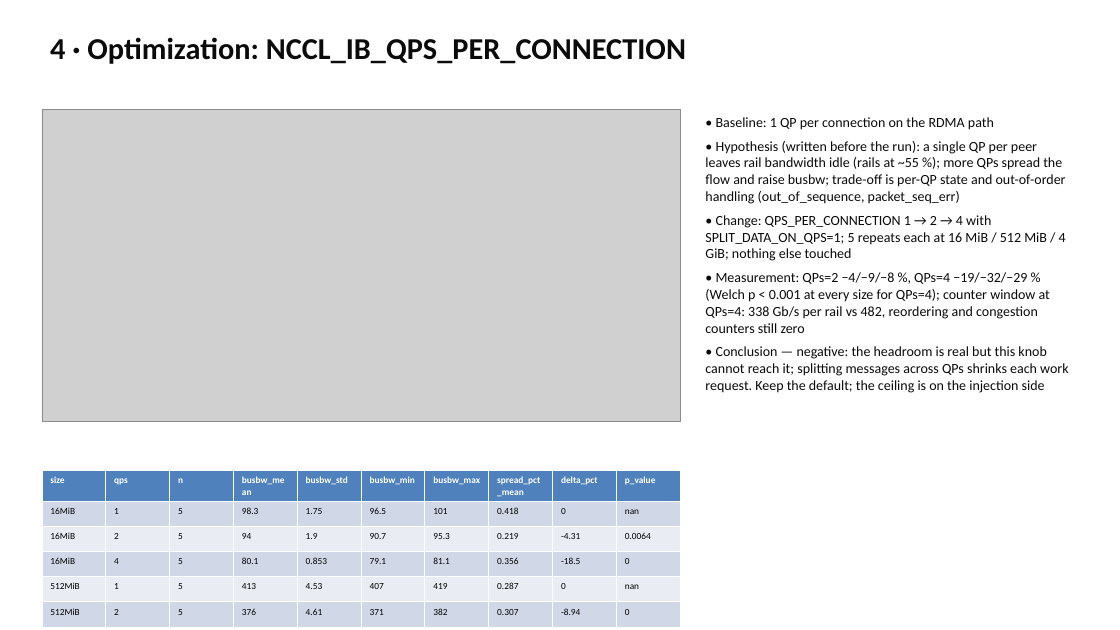
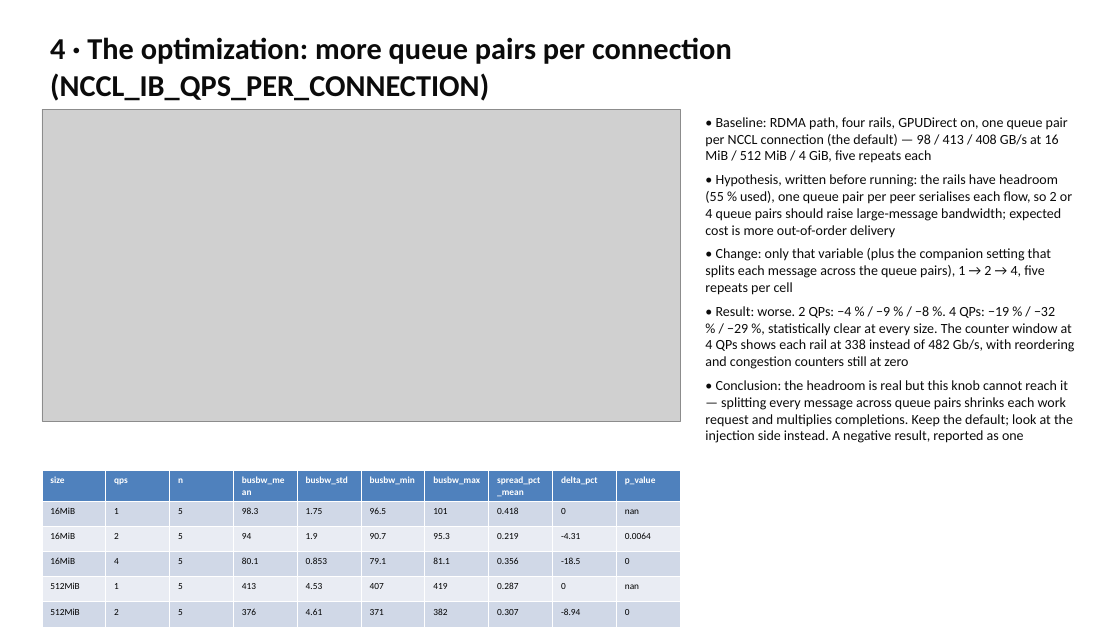
Before and after one commit to drkennetz/nccl_to_training_walkthrough, a slide deck: slide 8 of slides/compass.pptx (slide 9 before the commit). Drawn at 1120x630 pixels with LibreOffice and Linux fonts; fonts in the diff are those of the drawing; grey boxes stand for pictures. Boxes give left, top, right and bottom in pixels: in the first picture for what was removed or moved away, otherwise in the second. Text is boxed around its words. In the diff, an @@ line names an element or a change of style, - is before the commit and + after.

```diff
--- a/slides/compass.pptx
+++ b/slides/compass.pptx
@@ text at box(50, 37, 732, 101): text changed @@
-4 · Optimization: NCCL_IB_QPS_PER_CONNECTION
+4 · The optimization: more queue pairs per connection (NCCL_IB_QPS_PER_CONNECTION)
@@ text at box(705, 117, 1075, 443): text changed @@
-• Baseline: 1 QP per connection on the RDMA path
-• Hypothesis (written before the run): a single QP per peer leaves rail bandwidth idle (rails at ~55 %); more QPs spread the flow and raise busbw; trade-off is per-QP state and out-of-order handling (out_of_sequence, packet_seq_err)
-• Change: QPS_PER_CONNECTION 1 → 2 → 4 with SPLIT_DATA_ON_QPS=1; 5 repeats each at 16 MiB / 512 MiB / 4 GiB; nothing else touched
-• Measurement: QPs=2 −4/−9/−8 %, QPs=4 −19/−32/−29 % (Welch p < 0.001 at every size for QPs=4); counter window at QPs=4: 338 Gb/s per rail vs 482, reordering and congestion counters still zero
-• Conclusion — negative: the headroom is real but this knob cannot reach it; splitting messages across QPs shrinks each work request. Keep the default; the ceiling is on the injection side
+• Baseline: RDMA path, four rails, GPUDirect on, one queue pair per NCCL connection (the default) — 98 / 413 / 408 GB/s at 16 MiB / 512 MiB / 4 GiB, five repeats each
+• Hypothesis, written before running: the rails have headroom (55 % used), one queue pair per peer serialises each flow, so 2 or 4 queue pairs should raise large-message bandwidth; expected cost is more out-of-order delivery
+• Change: only that variable (plus the companion setting that splits each message across the queue pairs), 1 → 2 → 4, five repeats per cell
+• Result: worse. 2 QPs: −4 % / −9 % / −8 %. 4 QPs: −19 % / −32 % / −29 %, statistically clear at every size. The counter window at 4 QPs shows each rail at 338 instead of 482 Gb/s, with reordering and congestion counters still at zero
+• Conclusion: the headroom is real but this knob cannot reach it — splitting every message across queue pairs shrinks each work request and multiplies completions. Keep the default; look at the injection side instead. A negative result, reported as one
```
Also in this commit, not shown: 8 other slides changed, 1 slide added, 3 slides removed, 6 other files.
